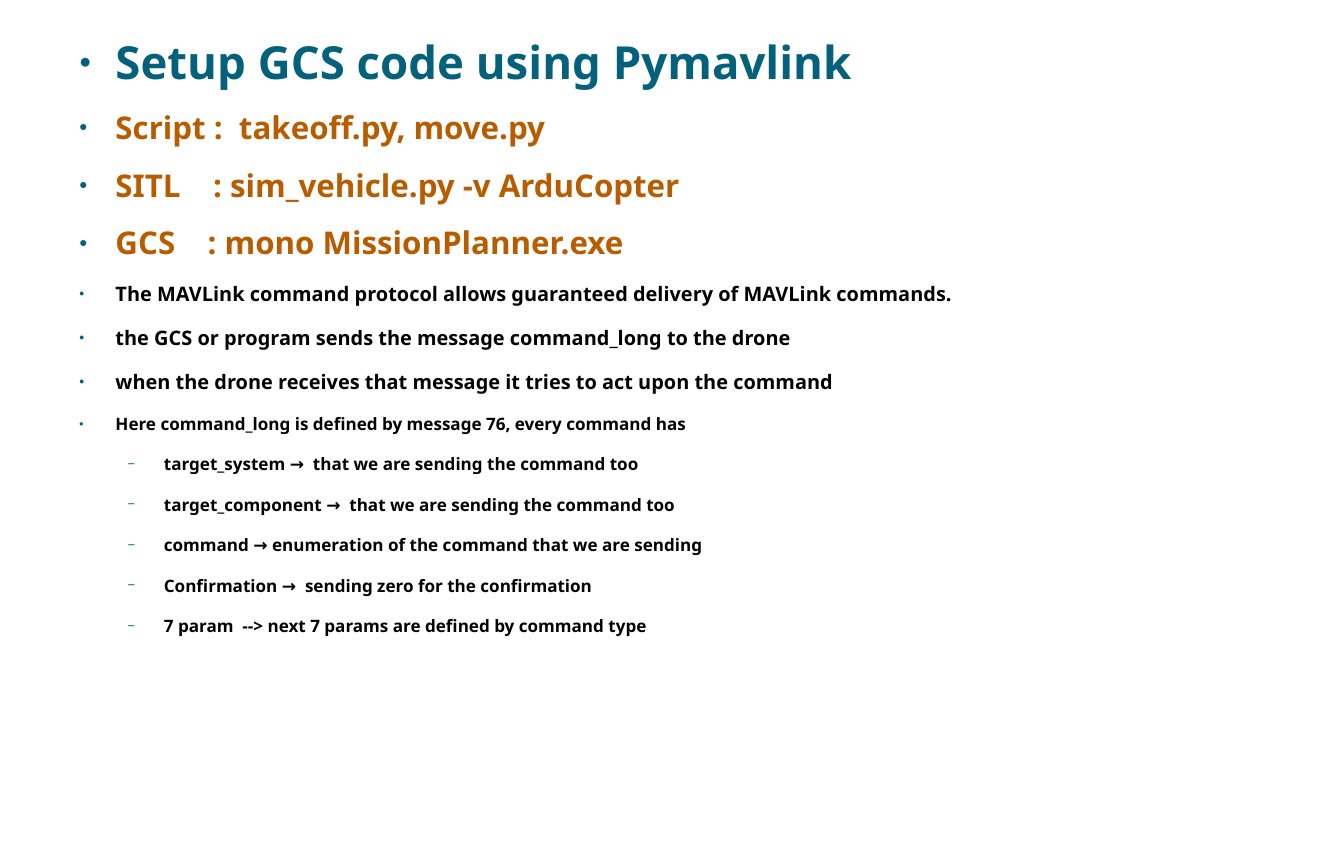
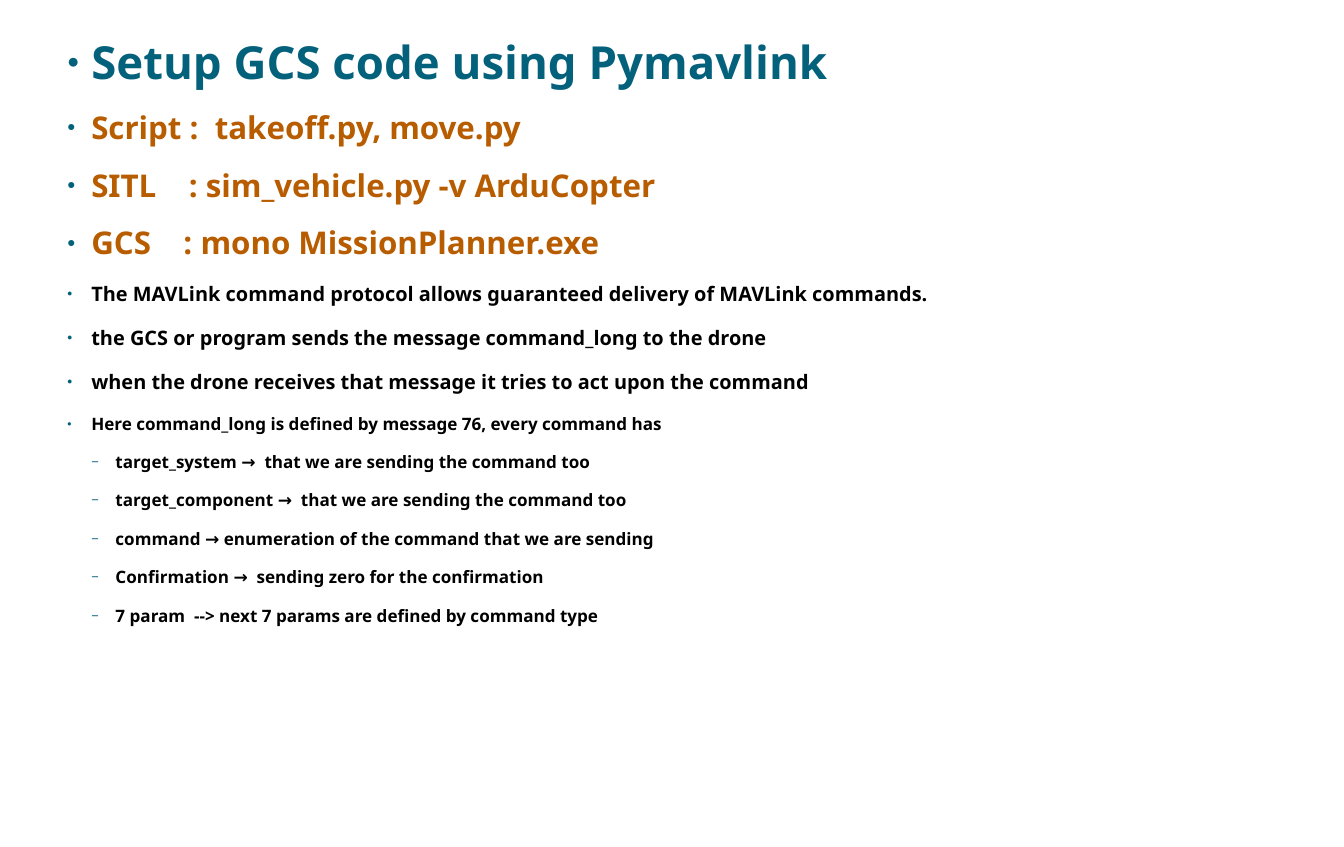
Before and after one commit to KishanBillava/DroneProjects, a slide deck: slide 8 of ArdupilotSITL/GA_PPT.odp. Drawn at 1344x847 pixels with LibreOffice and Linux fonts; fonts in the diff are those of the drawing; background and template pictures are left out. Boxes give left, top, right and bottom in pixels: in the first picture for what was removed or moved away, otherwise in the second. Text is boxed around its words. In the diff, an @@ line names an element or a change of style, - is before the commit and + after.

```diff
--- a/ArdupilotSITL/GA_PPT.odp
+++ b/ArdupilotSITL/GA_PPT.odp
@@ subtitle "Setup GCS code using Pymavlink" at (x1=91, y1=44, x2=927, y2=626): indent changed; line spacing 1 to 0.9 @@
```
Also in this commit, not shown: 8 other slides changed, 1 other file.
